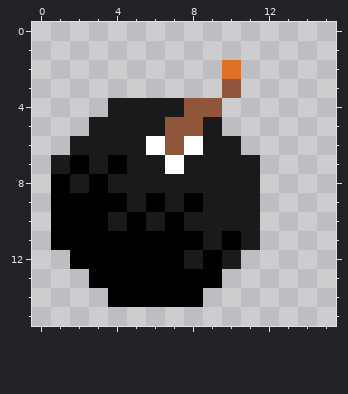
Edited in one commit: pixel-art sprite (images/animations/bomb/bomb_1.png). The picture above is the old version.
The file is 16x16 pixels.
Now the later version:
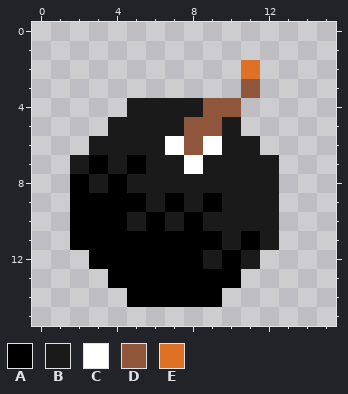
Palette (. is transparent): A #000000  B #1a1a1a  C #ffffff  D #8f563b  E #df7126
Edits made:
y 2: x 10..11 E. -> .E
y 3: x 10..11 D. -> .D
y 4: x 4 B -> .; x 8 D -> B; x 10 . -> D
y 5: x 3 B -> .; x 7 D -> B; x 9..10 B. -> DB
y 6: x 2 B -> .; x 6..9 CDCB -> BCDC; x 11 . -> B
y 7: x 1..5 BABAB -> .BABA; x 7..8 CB -> BC; x 12 . -> B
y 8: x 1..4 ABAB -> .ABA; x 12 . -> B
y 9: x 1 A -> .; x 5..9 BABAB -> ABABA; x 12 . -> B
y 10: x 1 A -> .; x 4..8 BABAB -> ABABA; x 12 . -> B
y 11: x 1 A -> .; x 9..12 BAB. -> ABAB
y 12: x 2 A -> .; x 8..11 BAB. -> ABAB
y 13: x 3 A -> .; x 10 . -> A
y 14: x 4 A -> .; x 9 . -> A
Changed places in both pictures, as pixel boxes (x1, y1, x2, y2):
changed: (51, 60, 279, 307)
